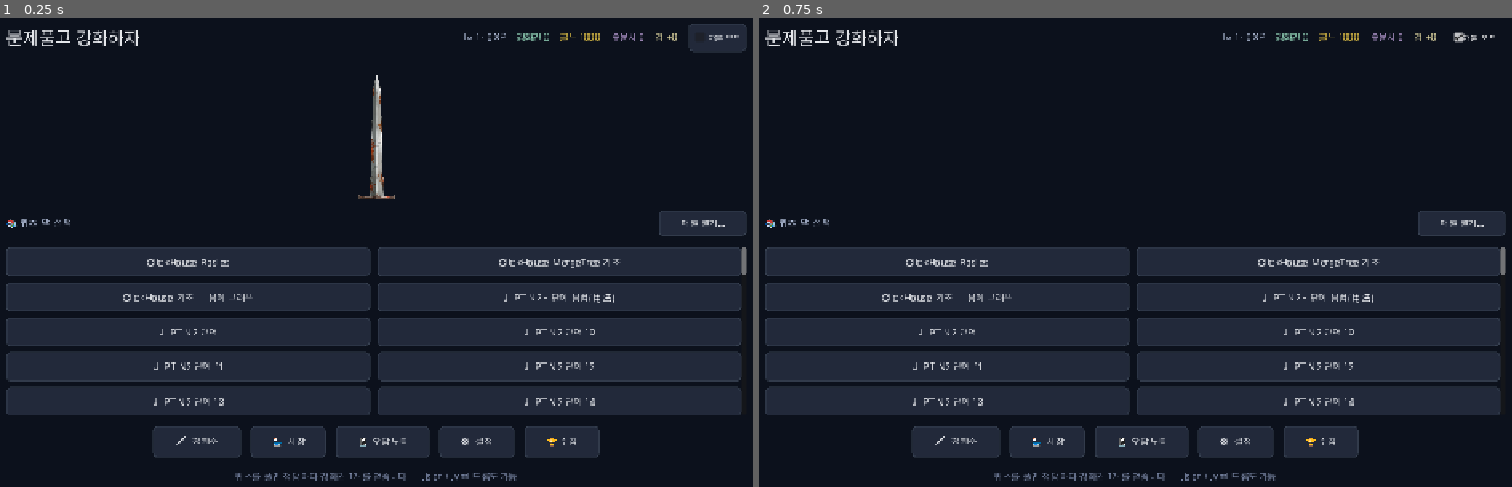
Above: before the commit, frames 1-2 (left to right).
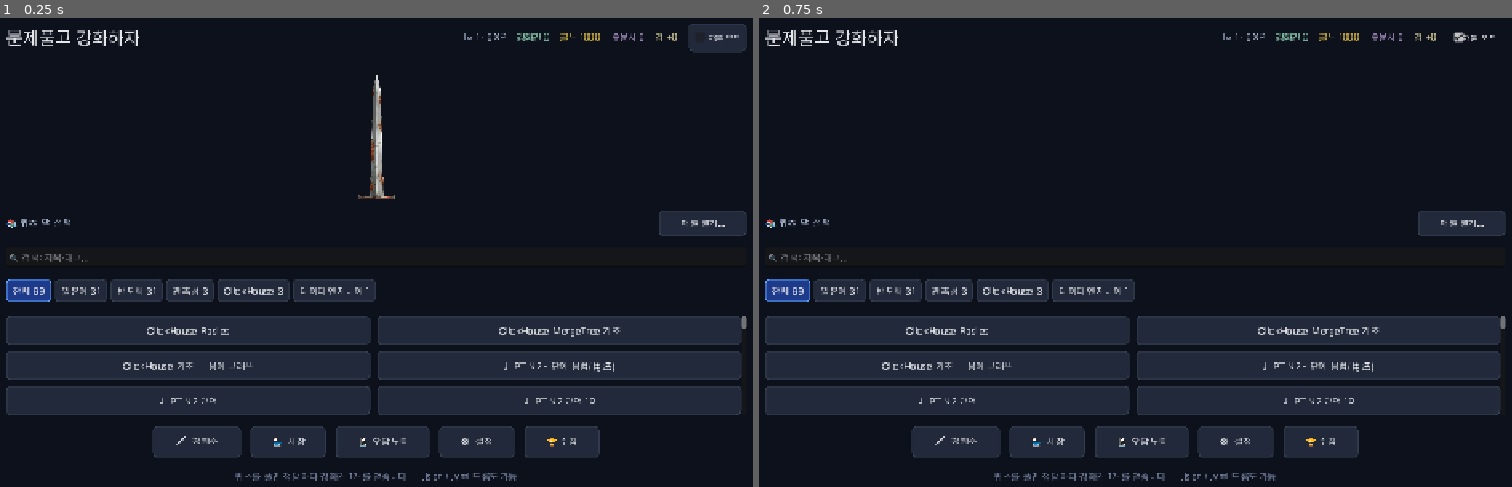
Above: after the commit, the same moments.

Repository: joyuno/studyandgame-godot
Game: Godot game, scene res://scenes/Home.tscn
Same seed, same stepped clock (60 frames per second), same inputs: the game is played once before the commit and once after it.
Inputs:
- Up to frame 1 (0.25 s): no input
- Up to frame 2 (0.75 s): click "차분 모드" at 0.5 s

The runs differ from the first frame. In frame 1, 13% of the frame differs, in the area x 0-100%, y 48-85%; in frame 2, 13%.

Commit message:
feat(home): category chip bar + search filter in pack picker
_list_packs now carries each pack's meta (already parsed); a category
chip bar (counts, non-empty only, "전체" first) + search box sit above
the grid. Grid rebuilds from the cached _pack_entries via
PackFilter.matches — no re-scan on filter/keystroke. Preserves the
.yml-over-.json dedup.

Confidence: high (parses; suite 129/0; PackFilter unit-tested)
Not-tested: in-game gestures — verified at exe build.
Scope-risk: narrow (home pack picker)

Co-Authored-By: Claude Opus 4.8 (1M context) <noreply@anthropic.com>

Diff:
--- a/scripts/ui/home.gd
+++ b/scripts/ui/home.gd
@@ -20,6 +20,14 @@
 var _status_label: Label
 var _sword_slot: Control
 var _title_label: Label
+
+# 팩 목록 카테고리 필터 + 검색.
+var _pack_grid: GridContainer
+var _pack_entries: Array = []
+var _active_category: String = ""
+var _search_query: String = ""
+var _chip_row: HBoxContainer
+var _search_edit: LineEdit
 
 
 func _ready() -> void:
@@ -135,25 +143,41 @@
 	btn_open.pressed.connect(_on_open_file)
 	pack_header.add_child(btn_open)
 
+	# ── 카테고리 칩 + 검색 필터 바 (헤더와 목록 사이)
+	_search_edit = LineEdit.new()
+	_search_edit.placeholder_text = "🔍 검색: 제목·태그…"
+	_search_edit.clear_button_enabled = true
+	_search_edit.size_flags_horizontal = SIZE_EXPAND_FILL
+	_search_edit.text_changed.connect(func(t: String) -> void:
+		_search_query = t
+		_apply_filter())
+	root.add_child(_search_edit)
+	var chip_scroll := ScrollContainer.new()
+	chip_scroll.horizontal_scroll_mode = ScrollContainer.SCROLL_MODE_AUTO
+	chip_scroll.vertical_scroll_mode = ScrollContainer.SCROLL_MODE_DISABLED
+	chip_scroll.custom_minimum_size.y = 42
+	chip_scroll.size_flags_horizontal = SIZE_EXPAND_FILL
+	_chip_row = HBoxContainer.new()
+	_chip_row.add_theme_constant_override("separation", 6)
+	chip_scroll.add_child(_chip_row)
+	root.add_child(chip_scroll)
+
 	var pack_scroll := ScrollContainer.new()
 	pack_scroll.size_flags_horizontal = SIZE_EXPAND_FILL
 	pack_scroll.size_flags_vertical = SIZE_EXPAND_FILL
 	pack_scroll.custom_minimum_size = Vector2(0, 130)
 	root.add_child(pack_scroll)
 
-	var pack_grid := GridContainer.new()
-	pack_grid.columns = 2
-	pack_grid.size_flags_horizontal = SIZE_EXPAND_FILL
-	pack_grid.add_theme_constant_override("h_separation", 12)
-	pack_grid.add_theme_constant_override("v_separation", 10)
-	pack_scroll.add_child(pack_grid)
-
-	for entry in _list_packs():
-		var btn := _make_button(entry["title"], Vector2(0, 46))
-		btn.size_flags_horizontal = SIZE_EXPAND_FILL
-		btn.tooltip_text = entry["file"]
-		btn.pressed.connect(_on_load_sample.bind(entry["path"]))
-		pack_grid.add_child(btn)
+	_pack_grid = GridContainer.new()
+	_pack_grid.columns = 2
+	_pack_grid.size_flags_horizontal = SIZE_EXPAND_FILL
+	_pack_grid.add_theme_constant_override("h_separation", 12)
+	_pack_grid.add_theme_constant_override("v_separation", 10)
+	pack_scroll.add_child(_pack_grid)
+
+	_pack_entries = _list_packs()
+	_rebuild_chips()
+	_apply_filter()
 
 	# ── Action row 2 — game nav
 	var nav_row := HBoxContainer.new()
@@ -243,11 +267,60 @@
 		var path: String = best[base]["path"]
 		var title: String = String(base)
 		var r := PackParser.parse_file(path)
+		var meta: Dictionary = {}
 		if r.get("ok", false):
-			title = String((r["pack"] as Dictionary).get("meta", {}).get("title", base))
-		out.append({ "title": title, "path": path, "file": best[base]["file"] })
+			meta = (r["pack"] as Dictionary).get("meta", {})
+			title = String(meta.get("title", base))
+		out.append({ "title": title, "path": path, "file": best[base]["file"], "meta": meta })
 	out.sort_custom(func(a, b): return String(a["title"]) < String(b["title"]))
 	return out
+
+
+func _rebuild_chips() -> void:
+	for c in _chip_row.get_children():
+		c.queue_free()
+	var counts: Dictionary = {}
+	for e in _pack_entries:
+		var k := PackFilter.category_of(e.get("meta", {}))
+		counts[k] = int(counts.get(k, 0)) + 1
+	_add_chip("전체", "", _pack_entries.size())
+	for cat in PackFilter.CATEGORIES:
+		var n := int(counts.get(cat.key, 0))
+		if n > 0:
+			_add_chip(String(cat.name), String(cat.key), n)
+
+
+func _add_chip(label: String, key: String, n: int) -> void:
+	var b := Button.new()
+	b.text = "%s %d" % [label, n]
+	b.toggle_mode = true
+	b.focus_mode = Control.FOCUS_NONE
+	b.button_pressed = (_active_category == key)
+	b.set_meta("cat", key)
+	b.pressed.connect(func() -> void:
+		_active_category = key
+		_sync_chip_pressed()
+		_apply_filter())
+	_chip_row.add_child(b)
+
+
+func _sync_chip_pressed() -> void:
+	for c in _chip_row.get_children():
+		if c is Button:
+			(c as Button).button_pressed = (String((c as Button).get_meta("cat", "")) == _active_category)
+
+
+# 캐시(_pack_entries)에서 활성 카테고리 + 검색어에 맞는 팩만 그리드에 그린다.
+func _apply_filter() -> void:
+	for c in _pack_grid.get_children():
+		c.queue_free()
+	for e in _pack_entries:
+		if PackFilter.matches(e.get("meta", {}), _active_category, _search_query):
+			var btn := _make_button(String(e["title"]), Vector2(0, 46))
+			btn.size_flags_horizontal = SIZE_EXPAND_FILL
+			btn.tooltip_text = String(e["file"])
+			btn.pressed.connect(_on_load_sample.bind(e["path"]))
+			_pack_grid.add_child(btn)
 
 
 func _refresh() -> void:
